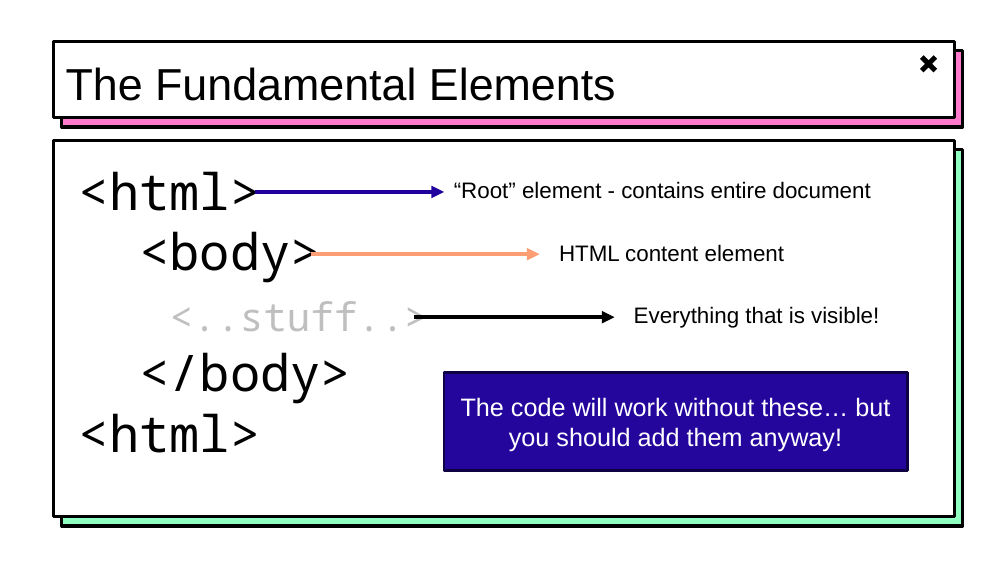
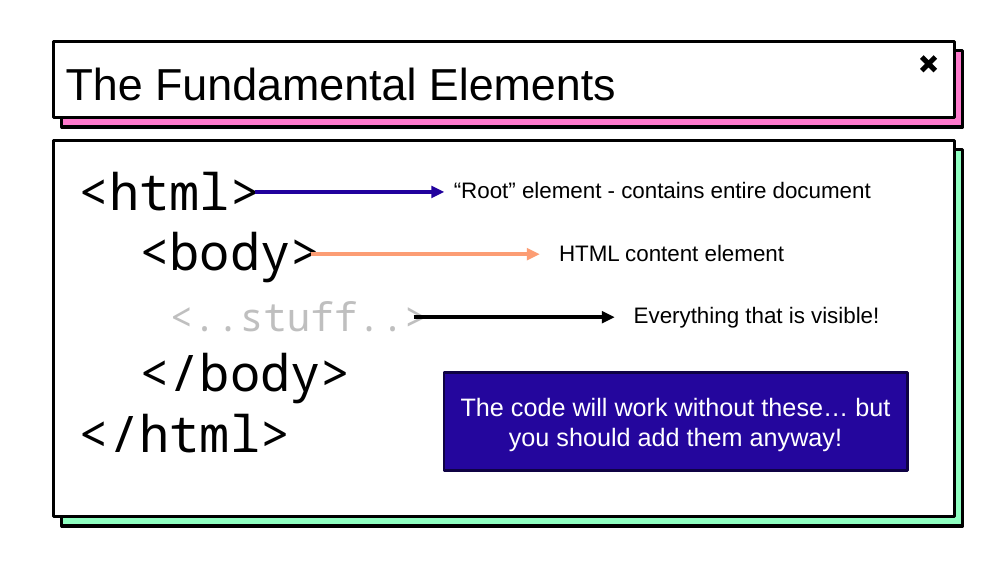
Before and after one commit to hytechclub/web-101, a slide deck: slide 2 of Week02/BasicHtmlElements.pptx. Drawn at 1008x567 pixels with LibreOffice and Linux fonts; fonts in the diff are those of the drawing; background and template pictures are left out. Boxes give left, top, right and bottom in pixels: in the first picture for what was removed or moved away, otherwise in the second. Text is boxed around its words. In the diff, an @@ line names an element or a change of style, - is before the commit and + after.

Commit message:
fix week 2 ppt typo

```diff
--- a/Week02/BasicHtmlElements.pptx
+++ b/Week02/BasicHtmlElements.pptx
@@ text at [79,413,291,453]: text changed @@
-<html>
+</html>
```
